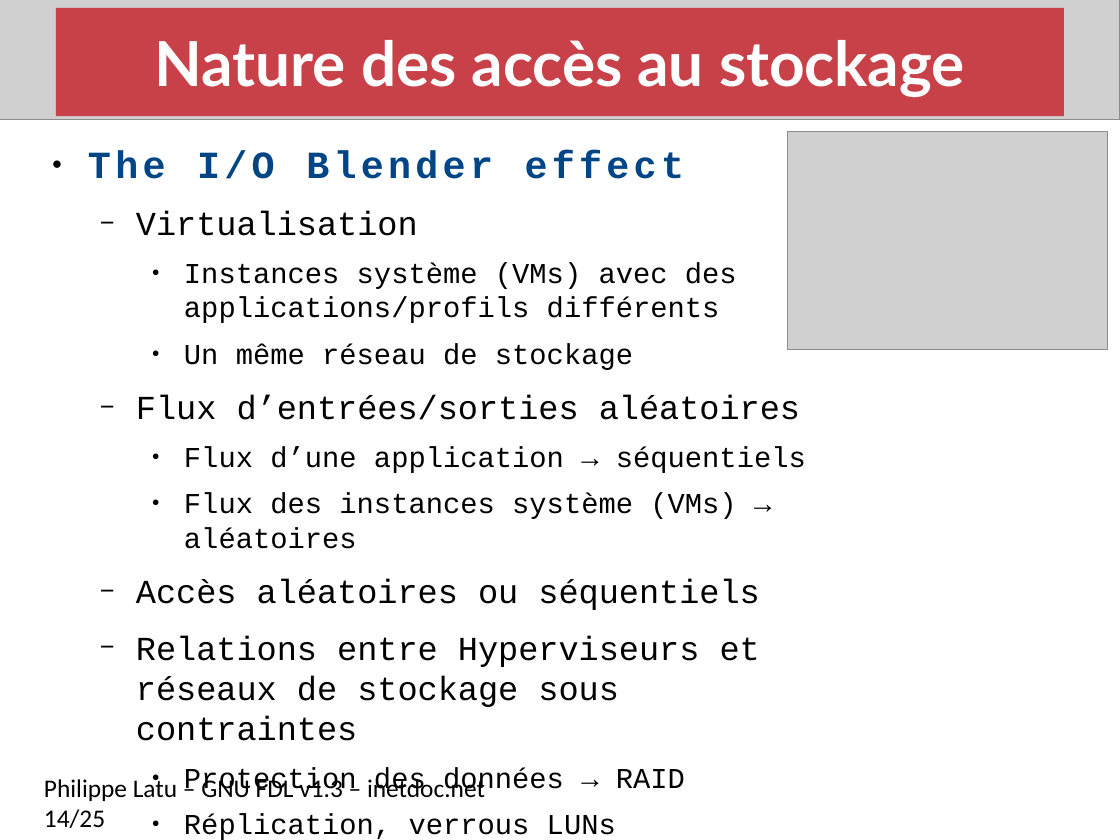
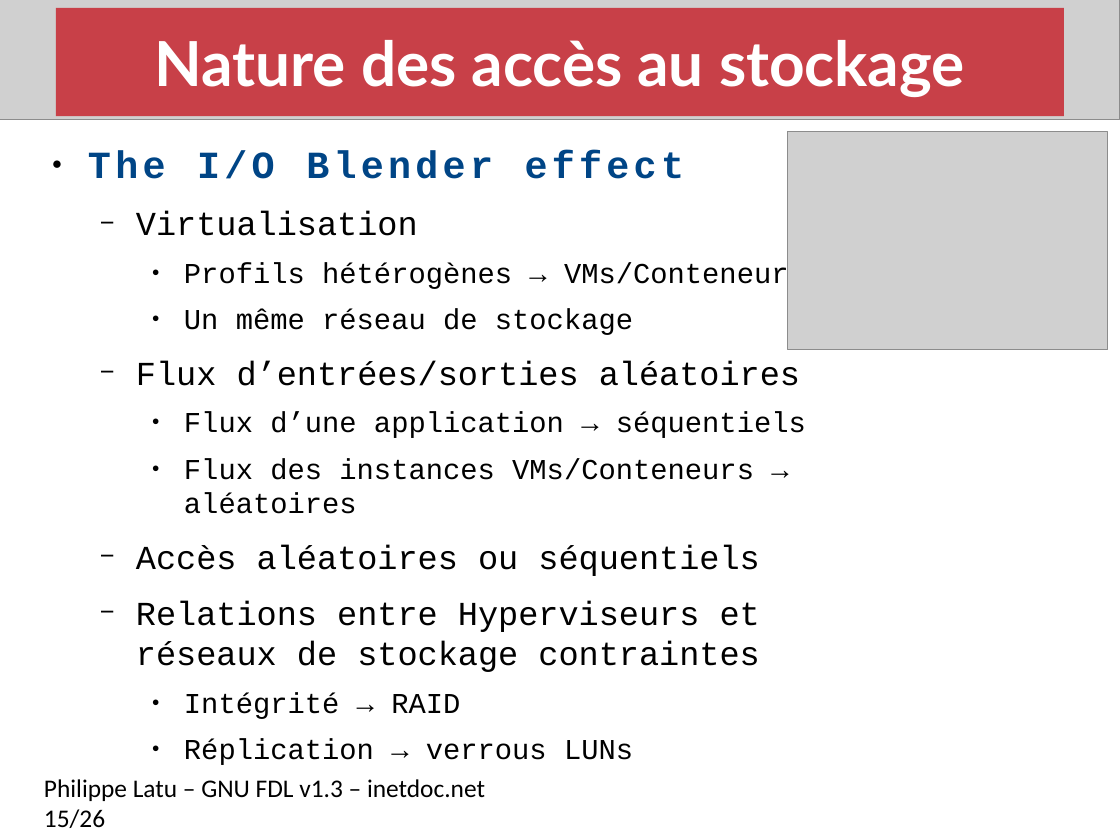
Before and after one commit to platu/inetdoc, a slide deck: slide 15 of presentations/net-storage/net-storage.odp (slide 14 before the commit). Drawn at 1120x840 pixels with LibreOffice and Linux fonts; fonts in the diff are those of the drawing; grey boxes stand for pictures. Boxes give left, top, right and bottom in pixels: in the first picture for what was removed or moved away, otherwise in the second. Text is boxed around its words. In the diff, an @@ line names an element or a change of style, - is before the commit and + after.

Commit message:
édition 2021 présentation stockage réseau

```diff
--- a/presentations/net-storage/net-storage.odp
+++ b/presentations/net-storage/net-storage.odp
@@ text at (184, 262, 806, 291): text changed @@
-    ● Instances système (VMs) avec des applications/profils différents
+    ● Profils hétérogènes → VMs/Conteneurs
@@ text at (184, 458, 754, 514): text changed @@
-    ● Flux des instances système (VMs) → aléatoires
+    ● Flux des instances VMs/Conteneurs → aléatoires
@@ text at (136, 601, 760, 760): text changed @@
-  − Relations entre Hyperviseurs et réseaux de stockage sous contraintes
-    ● Protection des données → RAID
-    ● Réplication, verrous LUNs
-    ● Mobilité
+  − Relations entre Hyperviseurs et réseaux de stockage contraintes
+    ● Intégrité → RAID
+    ● Réplication → verrous LUNs
@@ text at (44, 779, 485, 828): text changed @@
-Philippe Latu – GNU FDL v1.3 – inetdoc.net 14/25
+Philippe Latu – GNU FDL v1.3 – inetdoc.net 15/26
```
Also in this commit, not shown: 15 other slides changed, 1 slide added, 1 other file.
